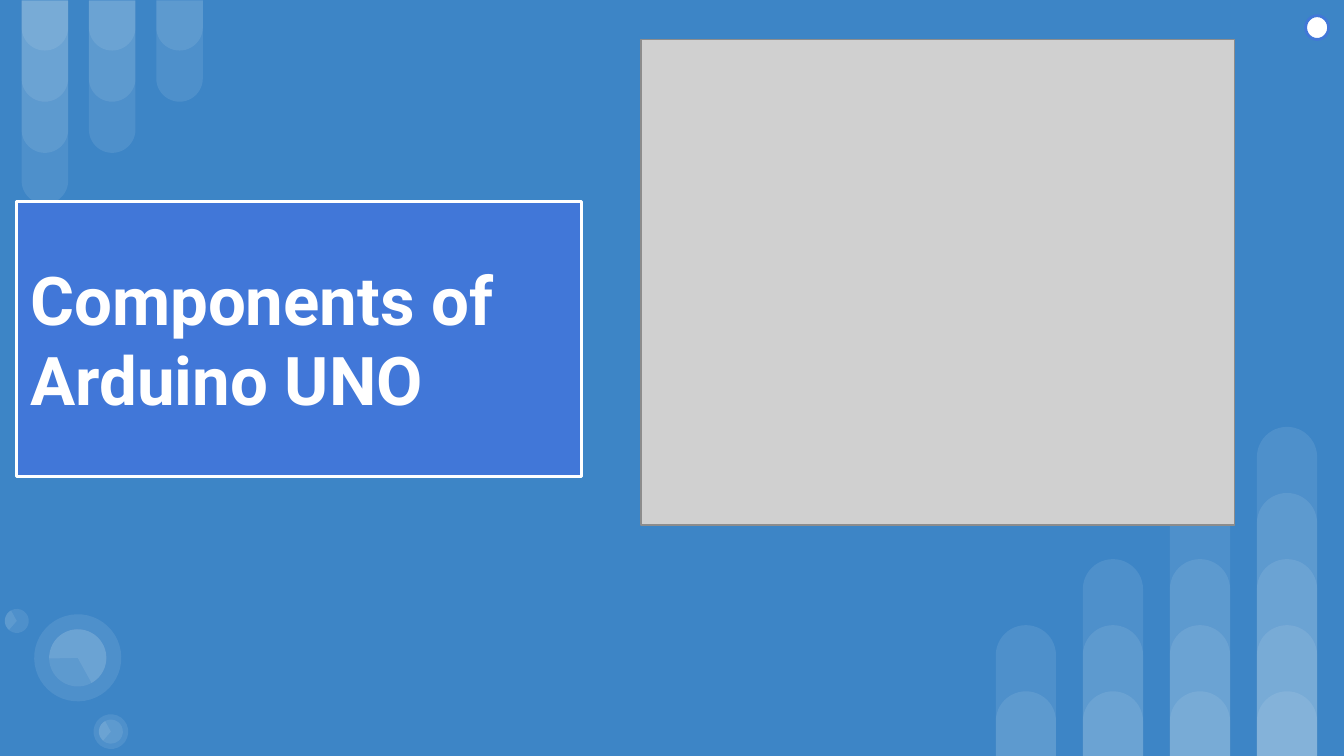
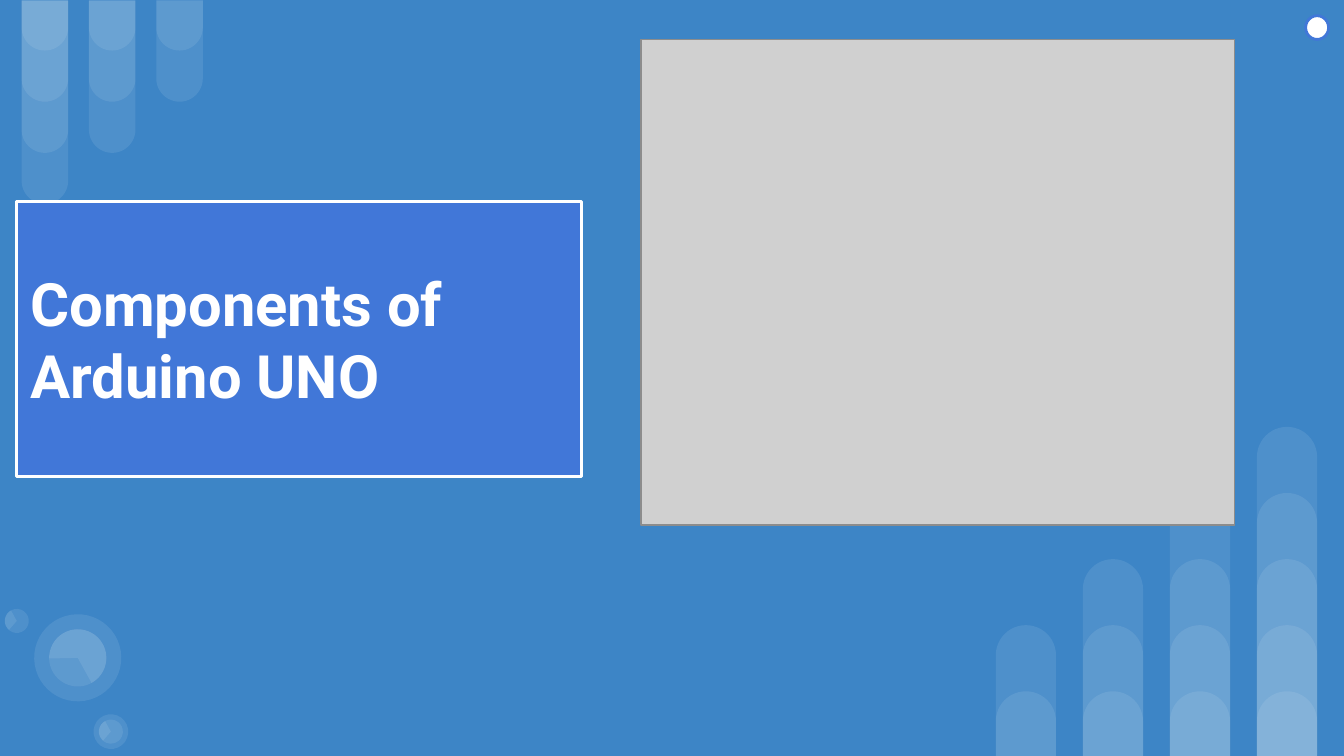
Before and after one commit to sajinamatya/Fake_news-classification, a slide deck: slide 4 of New.pptx. Drawn at 1344x756 pixels with LibreOffice and Linux fonts; fonts in the diff are those of the drawing; grey boxes stand for pictures. Boxes give left, top, right and bottom in pixels: in the first picture for what was removed or moved away, otherwise in the second. Text is boxed around its words. In the diff, an @@ line names an element or a change of style, - is before the commit and + after.

```diff
--- a/New.pptx
+++ b/New.pptx
@@ title "Components of Arduino UNO" at bbox=[16, 202, 582, 477]: size 36 to 32 pt @@
```
Also in this commit, not shown: 7 other slides changed, 6 slides added, 1 slide removed.
